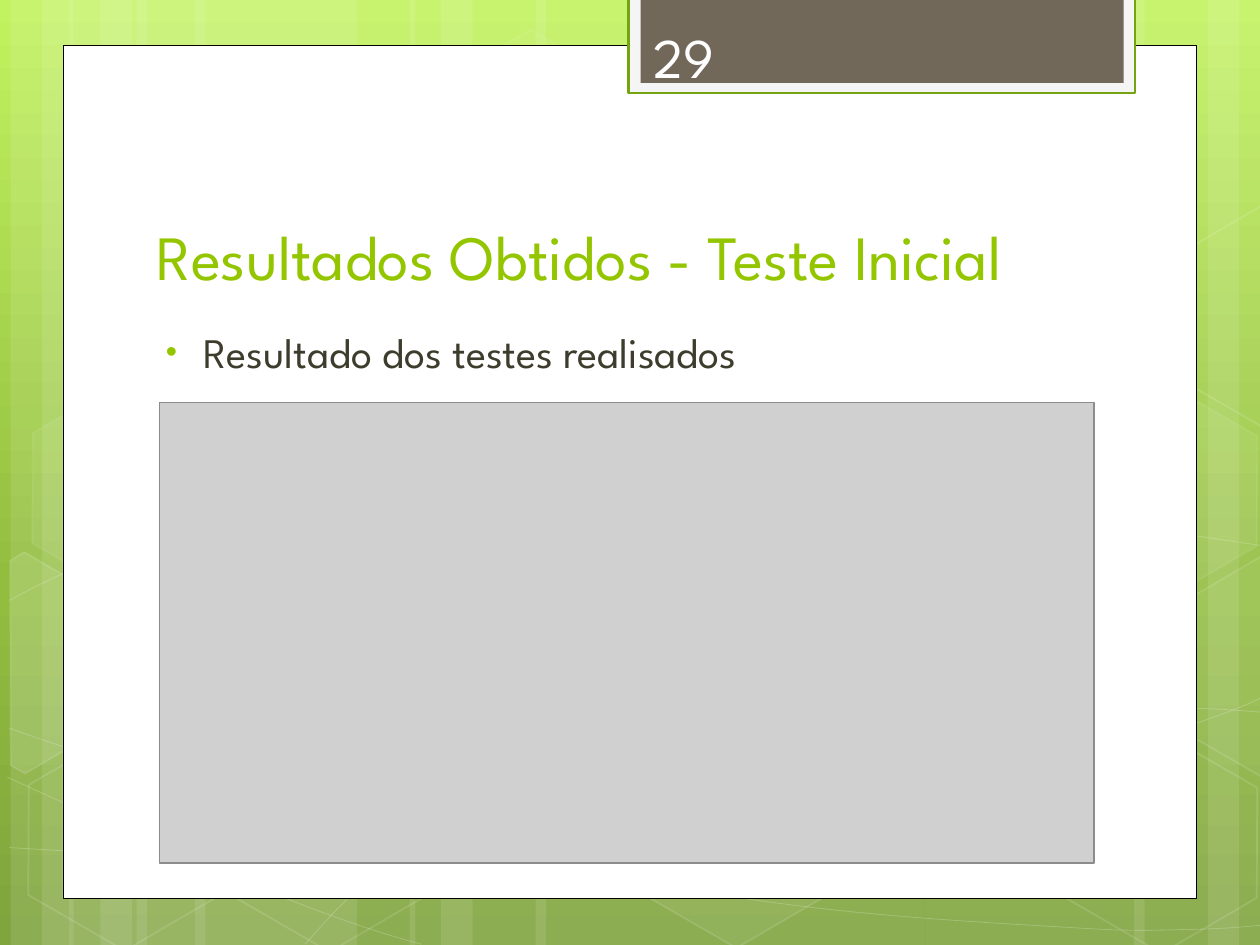
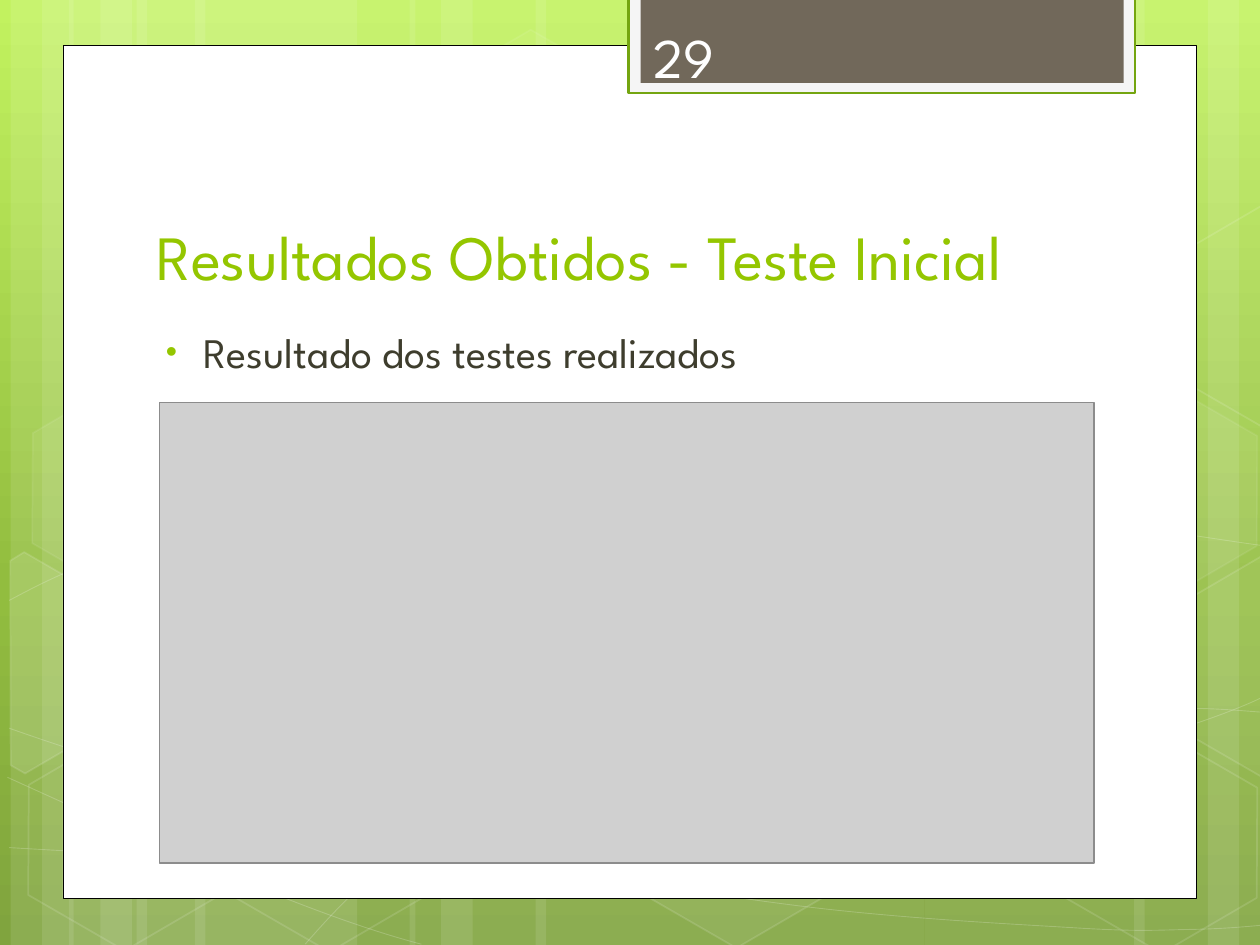
Before and after one commit to alexandregme/tcc2, a slide deck: slide 29 of Apresentação.pptx. Drawn at 1260x945 pixels with LibreOffice and Linux fonts; fonts in the diff are those of the drawing; grey boxes stand for pictures. Boxes give left, top, right and bottom in pixels: in the first picture for what was removed or moved away, otherwise in the second. Text is boxed around its words. In the diff, an @@ line names an element or a change of style, - is before the commit and + after.

```diff
--- a/Apresentação.pptx
+++ b/Apresentação.pptx
@@ text at (204,339,738,369): text changed @@
-• Resultado dos testes realisados
+• Resultado dos testes realizados
```
Also in this commit, not shown: 6 other slides changed, 5 other files.
